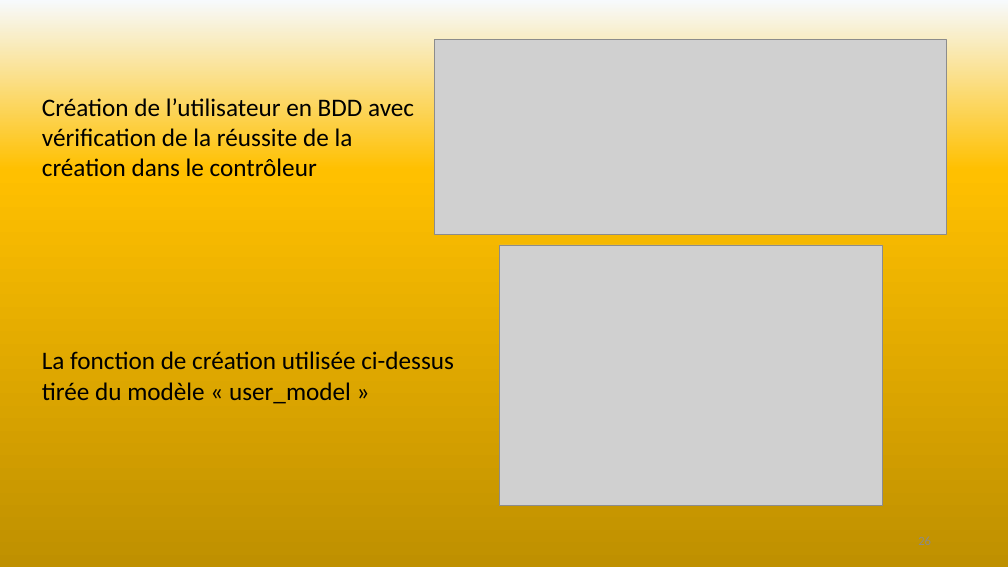
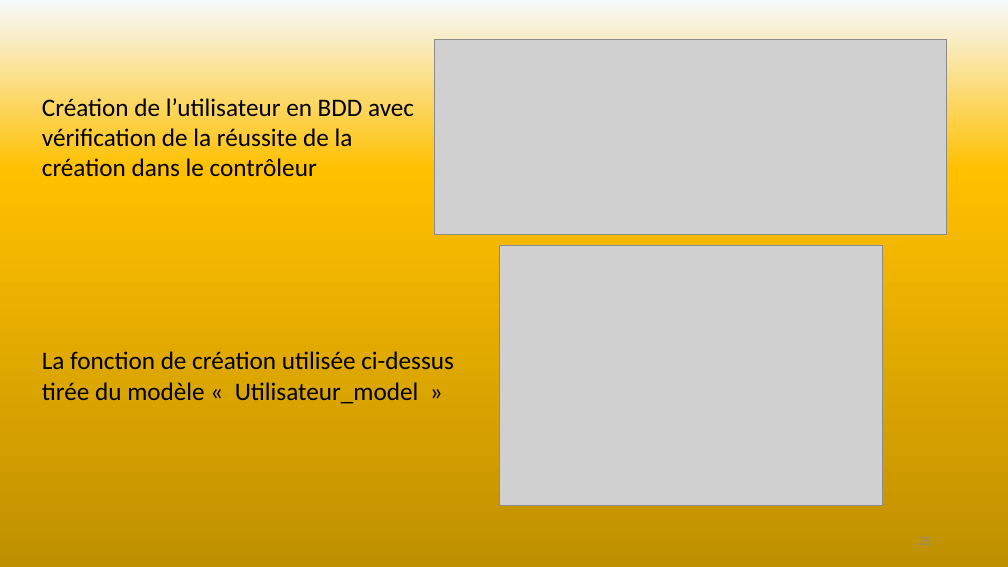
Before and after one commit to SebLeyr/Rotten_potatoes, a slide deck: slide 25 of Conception/Rotten potatoes.pptx (slide 26 before the commit). Drawn at 1008x567 pixels with LibreOffice and Linux fonts; fonts in the diff are those of the drawing; grey boxes stand for pictures. Boxes give left, top, right and bottom in pixels: in the first picture for what was removed or moved away, otherwise in the second. Text is boxed around its words. In the diff, an @@ line names an element or a change of style, - is before the commit and + after.

```diff
--- a/Conception/Rotten potatoes.pptx
+++ b/Conception/Rotten potatoes.pptx
@@ text at (42,351,454,404): text changed @@
-La fonction de création utilisée ci-dessus tirée du modèle « user_model »
+La fonction de création utilisée ci-dessus tirée du modèle « Utilisateur_model »
```
Also in this commit, not shown: 4 other slides changed, 9 slides added, 4 slides removed, 1 other file.
